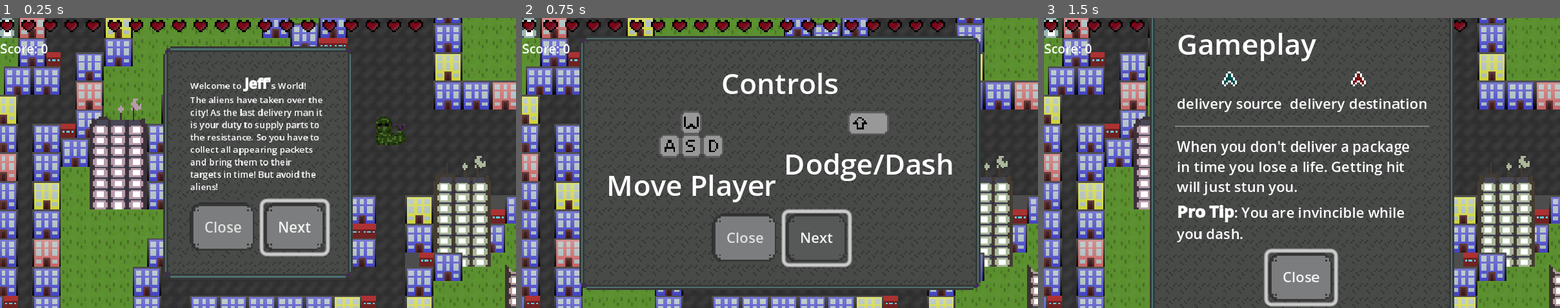
Above: before the commit, frames 1-3 (left to right).
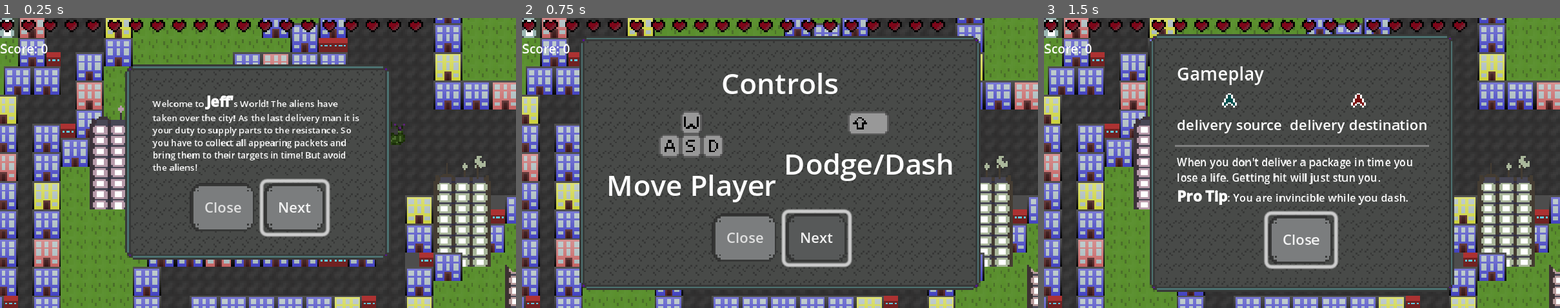
Above: after the commit, the same moments.

Repository: Lila-Kuhlt/Close-Encounters-of-the-Jeff-Kind
Game: Godot game, scene res://scenes/UI/TitleScreen.tscn
Two runs of this game, one before a commit and one after it. Both use one fixed random seed, a clock stepped at 60 frames per second and the inputs below.
Inputs:
- Up to frame 1 (0.25 s): no input
- Up to frame 2 (0.75 s): click "Next" at 0.5 s
- Up to frame 3 (1.5 s): click "Next" at 1.25 s

The runs differ from the first frame. In frame 1, 19% of the frame differs, in the area x 24-76%, y 9-90%; in frame 2, nothing differs; in frame 3, 17%.

Commit message:
Make tutorial fit screen

Diff:
--- a/godot/scenes/UI/UI.tscn
+++ b/godot/scenes/UI/UI.tscn
@@ -132,6 +132,7 @@
 theme = ExtResource("2_enm3v")
 
 [node name="PanelContainer" type="PanelContainer" parent="Tutorial"]
+custom_minimum_size = Vector2(150, 0)
 layout_mode = 2
 
 [node name="MarginContainer" type="MarginContainer" parent="Tutorial/PanelContainer"]
@@ -203,6 +204,7 @@
 
 [node name="Label" type="Label" parent="Tutorial/PanelContainer/MarginContainer/VBoxContainer/Pages/Page2"]
 layout_mode = 2
+theme_override_font_sizes/font_size = 10
 text = "Gameplay"
 
 [node name="HBoxContainer" type="HBoxContainer" parent="Tutorial/PanelContainer/MarginContainer/VBoxContainer/Pages/Page2"]
@@ -239,12 +241,13 @@
 
 [node name="HSeparator" type="HSeparator" parent="Tutorial/PanelContainer/MarginContainer/VBoxContainer/Pages/Page2"]
 layout_mode = 2
+theme_override_constants/separation = 2
 
 [node name="Label2" type="RichTextLabel" parent="Tutorial/PanelContainer/MarginContainer/VBoxContainer/Pages/Page2"]
 layout_mode = 2
 size_flags_vertical = 3
-theme_override_font_sizes/normal_font_size = 8
-theme_override_font_sizes/bold_font_size = 9
+theme_override_font_sizes/normal_font_size = 6
+theme_override_font_sizes/bold_font_size = 8
 bbcode_enabled = true
 text = "When you don't deliver a package in time you lose a life. Getting hit will just stun you.
 [b]Pro Tip[/b]: You are invincible while you dash."
